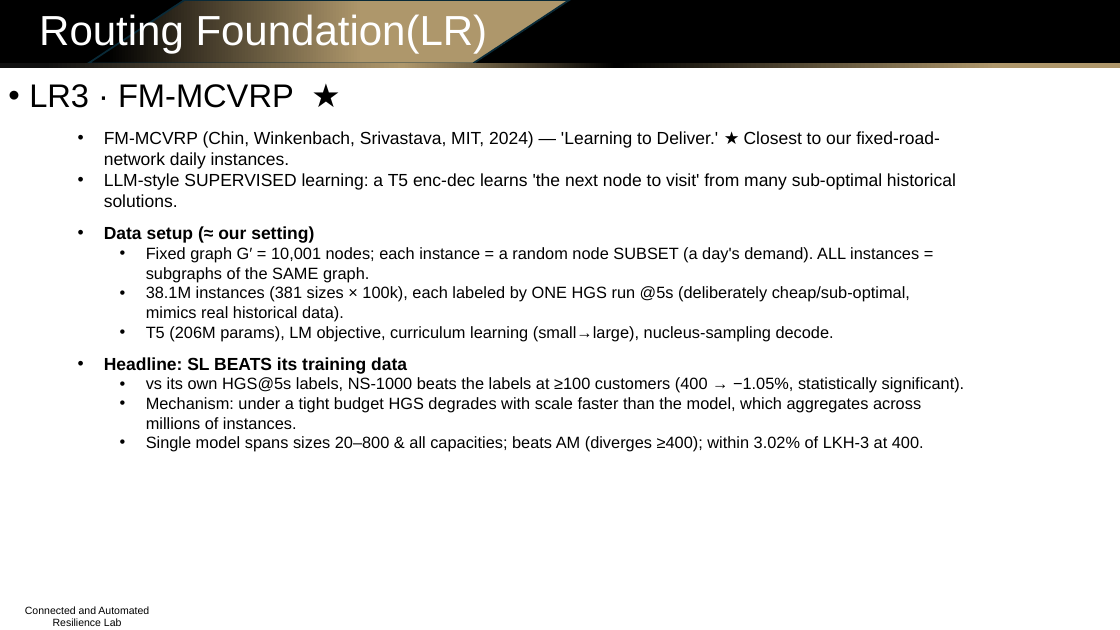
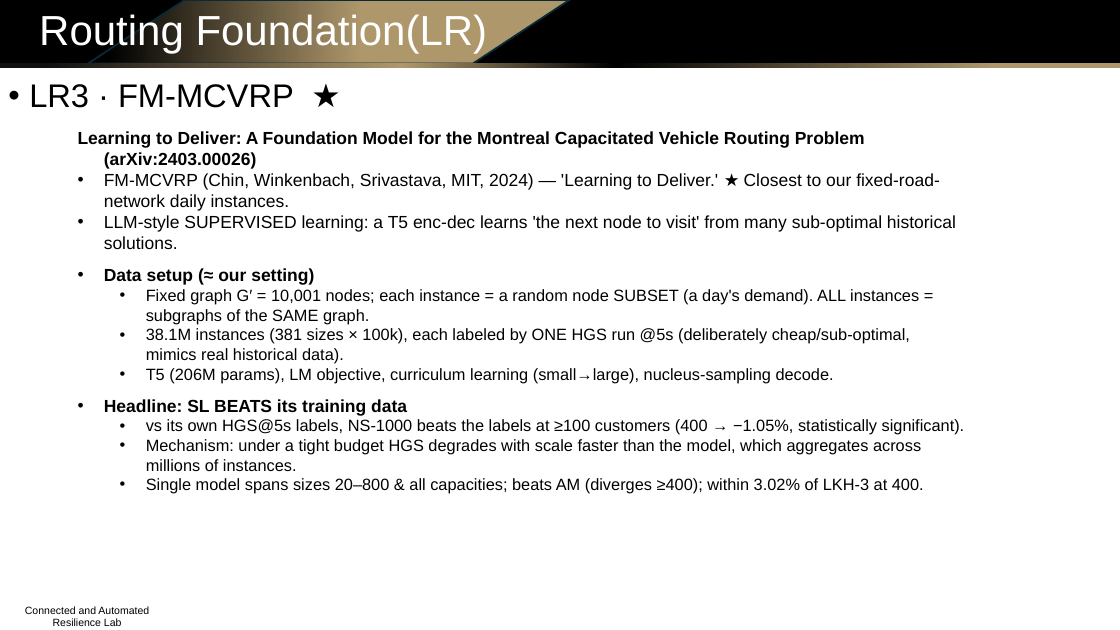
Before and after one commit to Dylan-Wyl10/RoboSense, a slide deck: slide 8 of experiments/20260714-op-fm-survey/op_fm_survey_slides.pptx. Drawn at 1120x630 pixels with LibreOffice and Linux fonts; fonts in the diff are those of the drawing; background and template pictures are left out. Boxes give left, top, right and bottom in pixels: in the first picture for what was removed or moved away, otherwise in the second. Text is boxed around its words. In the diff, an @@ line names an element or a change of style, - is before the commit and + after.

```diff
--- a/experiments/20260714-op-fm-survey/op_fm_survey_slides.pptx
+++ b/experiments/20260714-op-fm-survey/op_fm_survey_slides.pptx
@@ text at bbox=[78, 131, 865, 169]: paragraph added @@
+Learning to Deliver: A Foundation Model for the Montreal Capacitated Vehicle Routing Problem (arXiv:2403.00026)
```
Also in this commit, not shown: 8 other slides changed, 2 other files.
